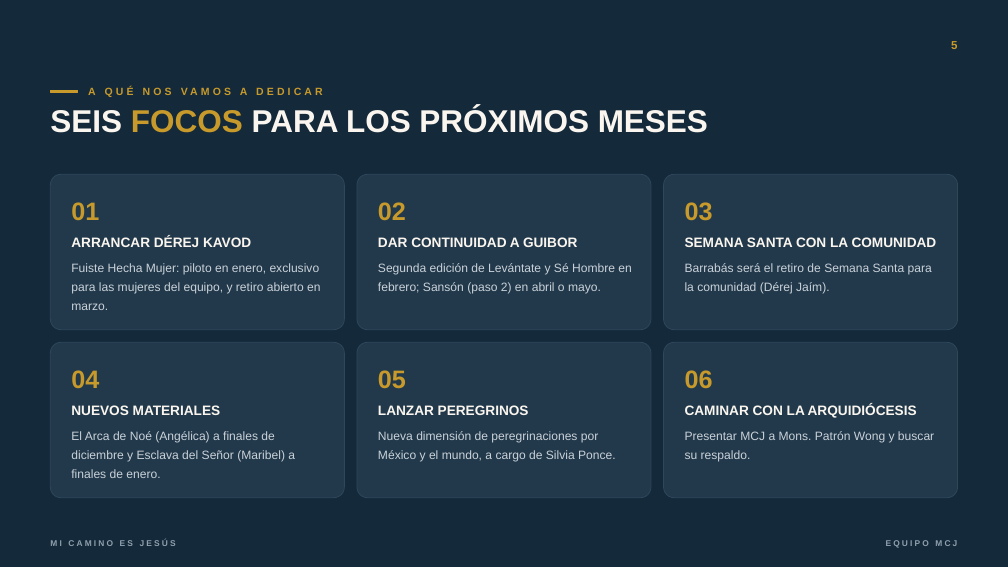
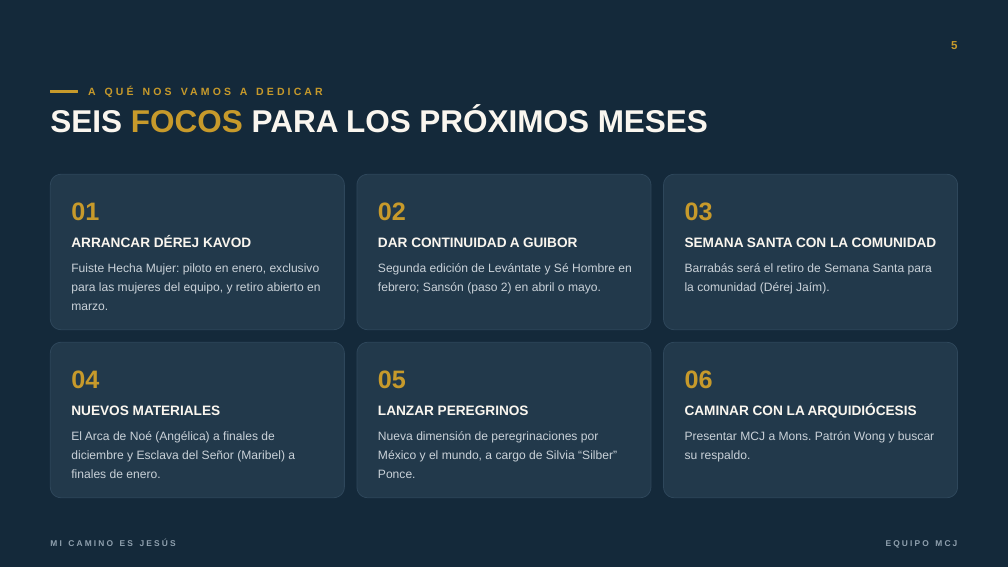
Before and after one commit to iikno/micaminoesjesus, a slide deck: slide 5 of presentacion/MCJ-Presentacion-Equipo.pptx. Drawn at 1008x567 pixels with LibreOffice and Linux fonts; fonts in the diff are those of the drawing; background and template pictures are left out. Boxes give left, top, right and bottom in pixels: in the first picture for what was removed or moved away, otherwise in the second. Text is boxed around its words. In the diff, an @@ line names an element or a change of style, - is before the commit and + after.

```diff
--- a/presentacion/MCJ-Presentacion-Equipo.pptx
+++ b/presentacion/MCJ-Presentacion-Equipo.pptx
@@ text at (378, 431, 617, 478): text changed @@
-Nueva dimensión de peregrinaciones por México y el mundo, a cargo de Silvia Ponce.
+Nueva dimensión de peregrinaciones por México y el mundo, a cargo de Silvia “Silber” Ponce.
```
Also in this commit, not shown: 10 other slides changed, 3 slides added, 7 other files.
